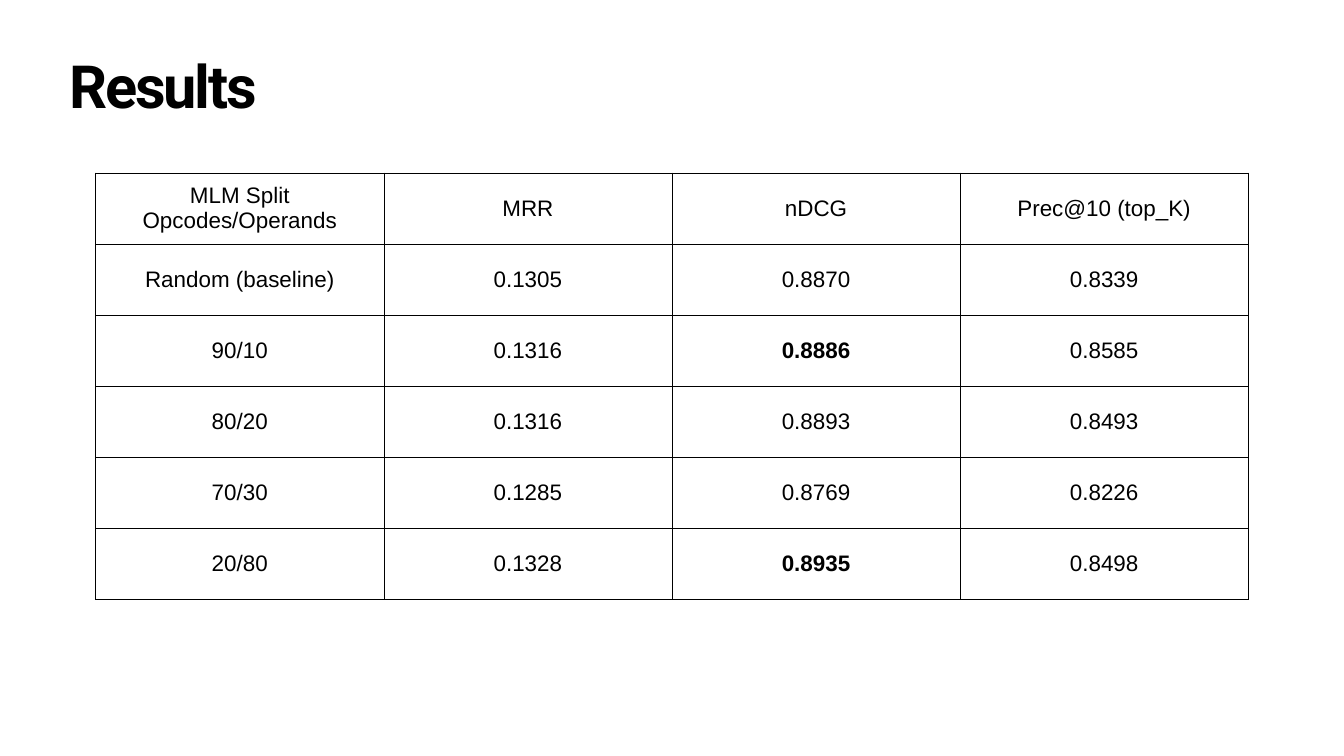
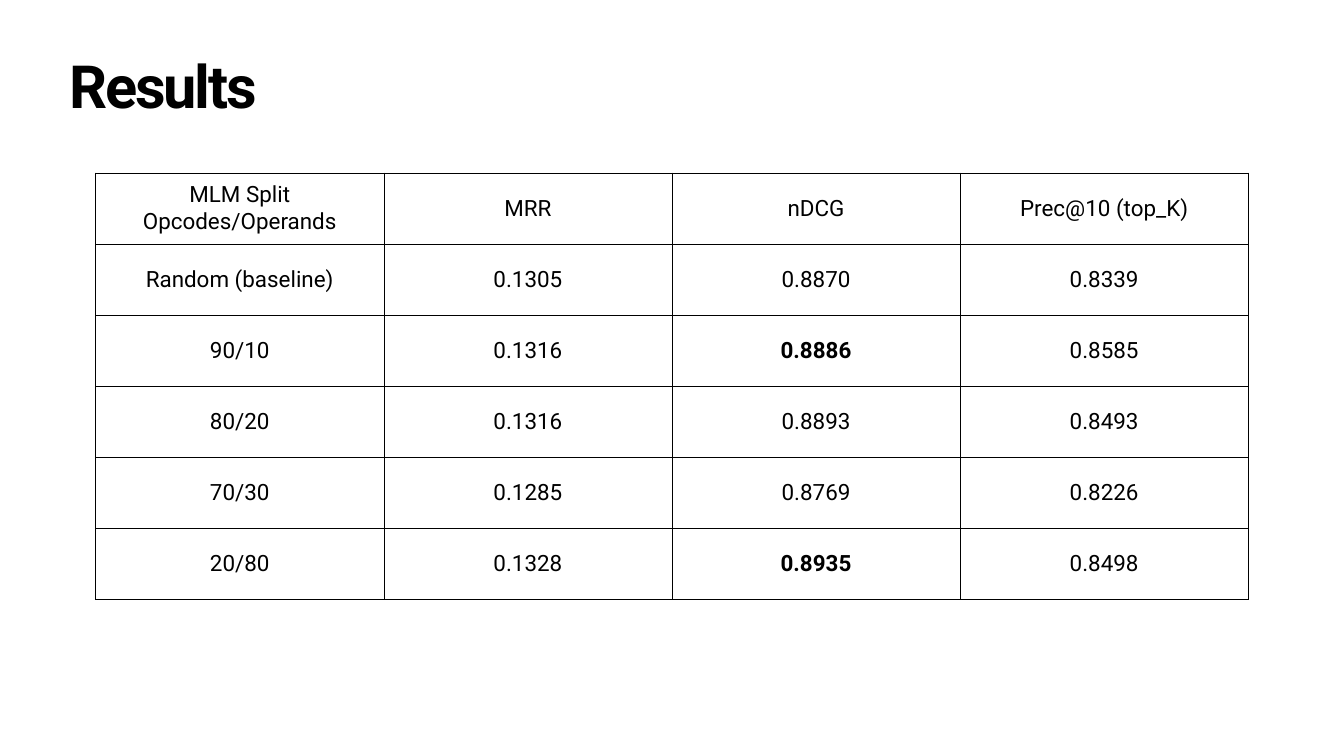
Before and after one commit to julig3ccd/BinAI, a slide deck: slide 14 of presentation/final_presentation.pptx. Drawn at 1344x756 pixels with LibreOffice and Linux fonts; fonts in the diff are those of the drawing. Boxes give left, top, right and bottom in pixels: in the first picture for what was removed or moved away, otherwise in the second. Text is boxed around its words. In the diff, an @@ line names an element or a change of style, - is before the commit and + after.

```diff
--- a/presentation/final_presentation.pptx
+++ b/presentation/final_presentation.pptx
@@ table at box(96, 173, 1249, 599) @@
@@ font Arial to Roboto @@
```
Also in this commit, not shown: 4 other slides changed, 1 slide added.
